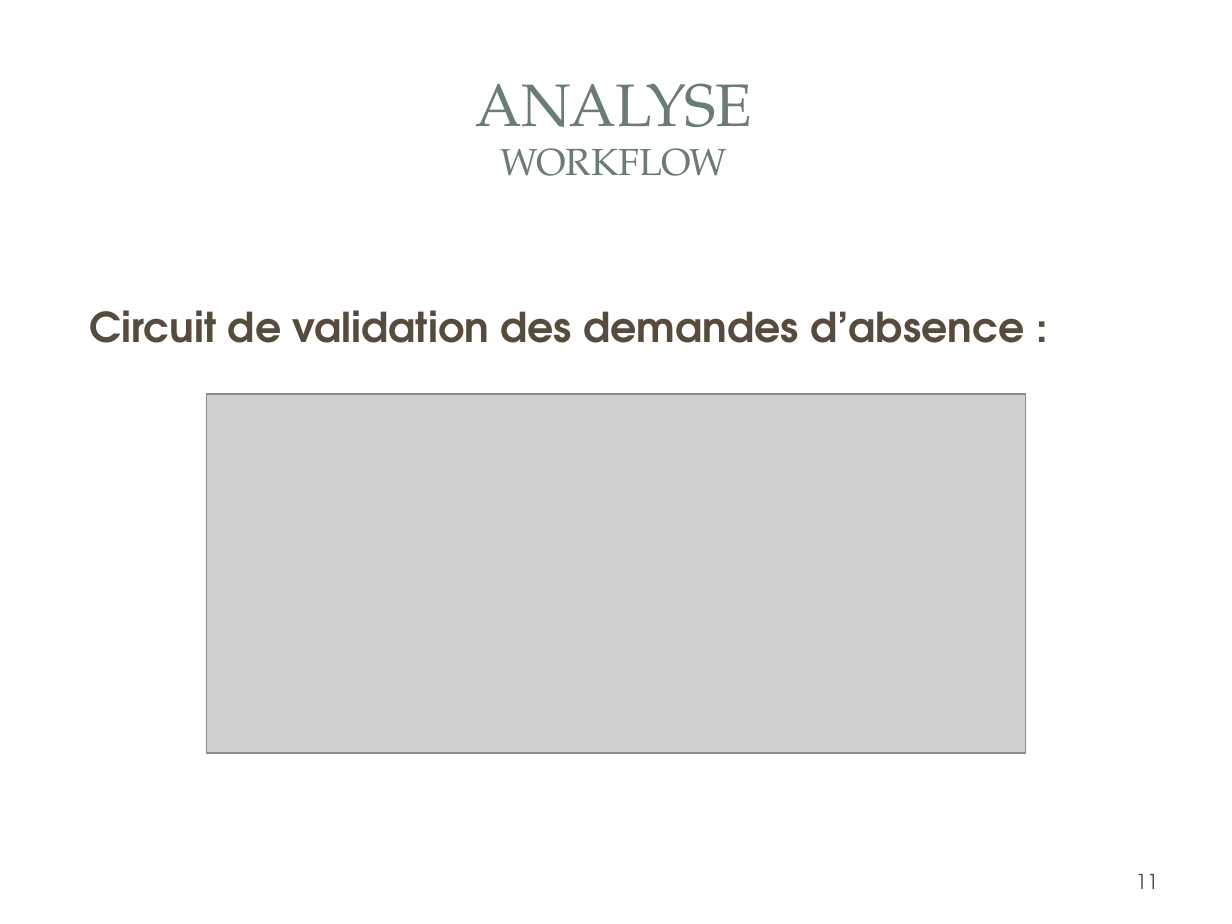
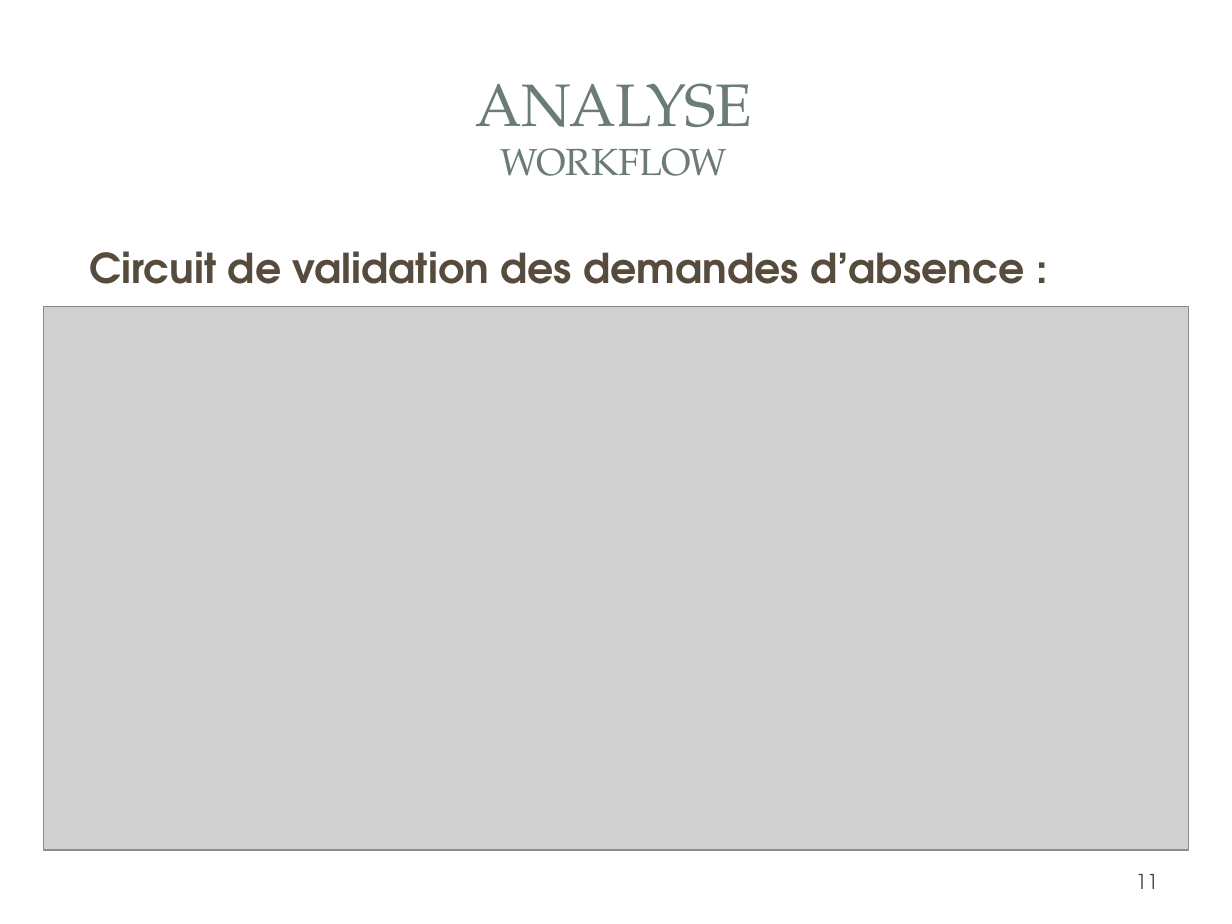
Before and after one commit to gestionsAbsences/gestionAbsences, a slide deck: slide 11 of Projet/Dossier/Fred/COURIOL_Fred_Présentation.ppt. Drawn at 1232x924 pixels with LibreOffice and Linux fonts; fonts in the diff are those of the drawing; grey boxes stand for pictures; background and template pictures are left out. Boxes give left, top, right and bottom in pixels: in the first picture for what was removed or moved away, otherwise in the second. Text is boxed around its words. In the diff, an @@ line names an element or a change of style, - is before the commit and + after.

```diff
--- a/Projet/Dossier/Fred/COURIOL_Fred_Présentation.ppt
+++ b/Projet/Dossier/Fred/COURIOL_Fred_Présentation.ppt
@@ text "Circuit de validation des demandes ...": place and size @@
-text "Circuit de validation des demandes ..." at [89,310,1024,343]
+text "Circuit de validation des demandes ..." at [89,251,1024,284]
@@ picture: place and size @@
-picture at [207,394,1026,753]
+picture at [43,307,1188,850]
```
Also in this commit, not shown: 6 other slides changed, 3 slides added, 3 slides removed, 9 other files.
